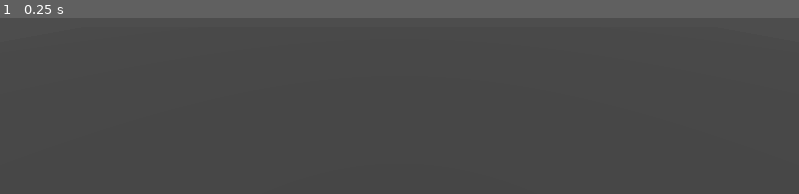
Above: before the commit, frame 1.
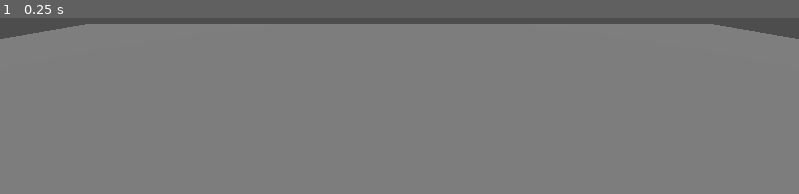
Above: after the commit, the same moment.

Repository: Gabe051/AsbestosisDev
Game: Godot game, scene res://Scenes/main.tscn
Two runs of this game, one before a commit and one after it. Both use one fixed random seed, a clock stepped at 60 frames per second and the inputs below. Before the commit the project has no main scene; this scene is started directly in both runs.
Inputs:
- Up to frame 1 (0.25 s): no input

The runs differ from the first frame. In frame 1, 96% of the frame differs, in the area x 0-100%, y 3-100%.

Commit message:
Rename prepare for refactor of concept

Diff:
--- a/Scenes/main.tscn
+++ b/Scenes/main.tscn
@@ -1,4 +1,6 @@
-[gd_scene load_steps=4 format=3 uid="uid://dn8bl2u6mr243"]
+[gd_scene load_steps=5 format=3 uid="uid://dn8bl2u6mr243"]
+
+[ext_resource type="Script" path="res://Scripts/PlayerController.gd" id="1_aoy2g"]
 
 [sub_resource type="BoxMesh" id="BoxMesh_pdamw"]
 
@@ -27,17 +29,18 @@
 [node name="Environment" type="Node" parent="."]
 
 [node name="Sun" type="DirectionalLight3D" parent="Environment"]
-transform = Transform3D(0.999999, -0.000676258, 0.000905452, 0.000357616, 0.949386, 0.314113, -0.00107204, -0.314113, 0.949385, -0.00568104, 8.84349, 0.332421)
+transform = Transform3D(0.999999, -0.00108784, -0.00030623, 0.000357616, 0.0475547, 0.998869, -0.00107204, -0.998868, 0.0475551, -0.00568104, 8.84349, 0.332421)
 light_energy = 0.677
 shadow_enabled = true
 
 [node name="Player" type="CharacterBody3D" parent="."]
+script = ExtResource("1_aoy2g")
 
 [node name="CollisionShape3D" type="CollisionShape3D" parent="Player"]
 transform = Transform3D(1, 0, 0, 0, 1, 0, 0, 0, 1, 0, 1, 0)
 shape = SubResource("CapsuleShape3D_iq1uk")
 
-[node name="Pivot" type="Node3D" parent="Player"]
+[node name="Head" type="Node3D" parent="Player"]
 transform = Transform3D(1, 0, 0, 0, 1, 0, 0, 0, 1, 0, 1.6, 0)
 
-[node name="Camera3D" type="Camera3D" parent="Player/Pivot"]
+[node name="Camera3D" type="Camera3D" parent="Player/Head"]
--- /dev/null
+++ b/Scripts/PlayerController.gd
@@ -0,0 +1,25 @@
+extends CharacterBody3D
+
+
+const SPEED = 5.0
+const JUMP_VELOCITY = 4.5
+
+# Get the gravity from the project settings to be synced with RigidBody nodes.
+var gravity = ProjectSettings.get_setting("physics/3d/default_gravity")
+
+
+func _physics_process(delta):
+	# Add the gravity.
+	if not is_on_floor():
+		velocity.y -= gravity * delta
+
+
+
+	# Get the input direction and handle the movement/deceleration.
+	# As good practice, you should replace UI actions with custom gameplay actions.
+	var input_dir = Input.get_vector("left", "right", "forward", "backward")
+	var direction = (transform.basis * Vector3(input_dir.x, 0, input_dir.y)).normalized()
+
+
+
+	move_and_slide()
--- /dev/null
+++ b/Scripts/State.gd
@@ -0,0 +1,18 @@
+extends Node
+
+var state_machine = null
+
+func handle_input(_event: InputEvent) -> void:
+	pass
+
+func update(_delta: float) -> void:
+	pass
+
+# Called when the node enters the scene tree for the first time.
+func _ready():
+	pass # Replace with function body.
+
+
+# Called every frame. 'delta' is the elapsed time since the previous frame.
+func _process(delta):
+	pass
--- a/project.godot
+++ b/project.godot
@@ -10,7 +10,8 @@
 
 [application]
 
-config/name="Asbestosis"
+config/name="DevProject"
+run/main_scene="res://Scenes/main.tscn"
 config/features=PackedStringArray("4.2", "Forward Plus")
 config/icon="res://icon.svg"
 
